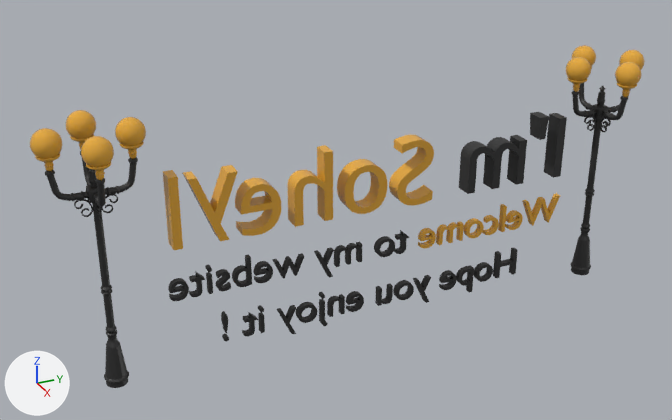
The FBX model public/models/about.fbx: old version first, new version second.
Before and after are seen from a 50 mm camera at (0.1879, -0.3481, 0.1007) aimed at (0.0383, -0.2808, 0.026). Lighting does not change. The marker at lower left points along +X, +Y and +Z. Where no turn or scale is listed for an object, it has been applied to the vertices. Vertices at the same position are counted once.

Script lines for the objects in view, before the commit:
```python
ob_poles_001 = bpy.data.objects.new('Poles.001', me_mesh_004)
ob_poles_001.location = (0.0397, -0.2205, 0.0253)
ob_poles_002 = bpy.data.objects.new('Poles.002', me_mesh_003)
ob_poles_002.location = (0.0397, -0.3258, 0.0253)
ob_soheyl = bpy.data.objects.new('Soheyl', me_mesh_002)
ob_soheyl.parent = ob_about
ob_soheyl.location = (4.014, 3.535, 27.22)
ob_text = bpy.data.objects.new('Text', me_mesh_001)
ob_text.parent = ob_about
ob_text.location = (4.014, 1.686, 27.2)
ob_text_001 = bpy.data.objects.new('Text.001', me_mesh)
ob_text_001.parent = ob_about
ob_text_001.location = (4.014, 0.592, 27.22)
```
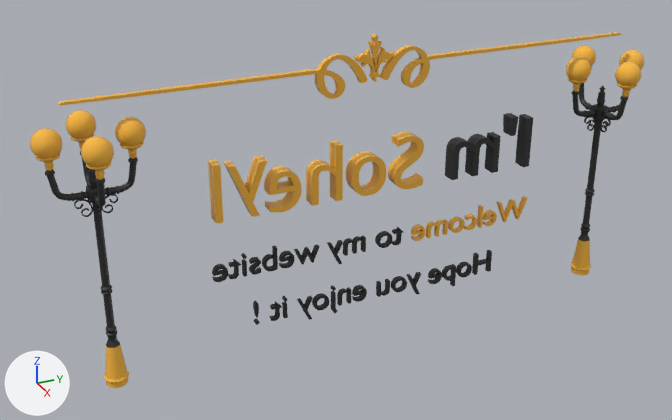
The edits, one by one:
me_mesh_003 has 7959 vertices, 15720 faces and spans x -0.0096..0.0096, y -0.0094..0.0094, z -0.0253..0.0253.
me_mesh_003 is used by ob_poles_002; location (0.0397, -0.3258, 0.0253).
me_mesh_003 part 2: all 224 faces centred in x -0.0022..0.0022, y -0.0023..0.0022, z -0.0249..-0.0181 switch from mat_black (black #2b2b2b) to mat_gold (orange #febc42).
me_mesh_004 has 7959 vertices, 15720 faces and spans x -0.0096..0.0096, y -0.0094..0.0094, z -0.0253..0.0253.
me_mesh_004 is used by ob_poles_001; location (0.0397, -0.2205, 0.0253).
me_mesh_004 part 1: all 224 faces centred in x -0.0022..0.0022, y -0.0023..0.0022, z -0.0249..-0.0181 switch from mat_black (black #2b2b2b) to mat_gold (orange #febc42).
Mesh me_mesh_005 is new.
It has 1516 vertices, 3024 faces and spans x -0.0005..0.0005, y -0.0559..0.0559, z -0.0054..0.0054.
It uses material mat_gold (orange #e7ab3b).
Object 'Soheyl' (ob_soheyl) moves from (4.014, 3.535, 27.22) to (4.014, 3.7, 27.22).
Object 'Soheyl' (ob_soheyl) is rescaled from (1.0, 1.0, 1.0) to (0.805, 0.805, 0.805).
Object 'Text.001' (ob_text_001) moves from (4.014, 0.592, 27.22) to (4.014, 0.757, 27.22).
Object 'Text.001' (ob_text_001) is rescaled from (1.0, 1.0, 1.0) to (0.805, 0.805, 0.805).
Object 'Text' (ob_text) moves from (4.014, 1.686, 27.2) to (4.014, 1.851, 27.2).
Object 'Text' (ob_text) is rescaled from (1.0, 1.0, 1.0) to (0.805, 0.805, 0.805).
Object 'svgMesh2' (ob_svgmesh2) is new; it shows me_mesh_005.
Its location is (0.0401, -0.2741, 0.0547).

Location of each change, (x1, y1, x2, y2) in pixels of the pictures (672 x 420 px):
'Soheyl', moved, rescaled (20% narrower, 19% shorter)
    before: (163, 112, 567, 250)
    after: (208, 113, 533, 224)
'Text', moved, rescaled (19% narrower, 20% shorter)
    before: (168, 193, 560, 301)
    after: (212, 196, 528, 282)
'Text.001', moved, rescaled (19% narrower, 20% shorter)
    before: (221, 248, 518, 342)
    after: (253, 250, 492, 325)
'svgMesh2', added
    after: (58, 32, 621, 105)
part 1 of me_mesh_004, recoloured (black to brown)
    both: (570, 239, 591, 275)
part 2 of me_mesh_003, recoloured (black to orange)
    both: (104, 345, 129, 388)
